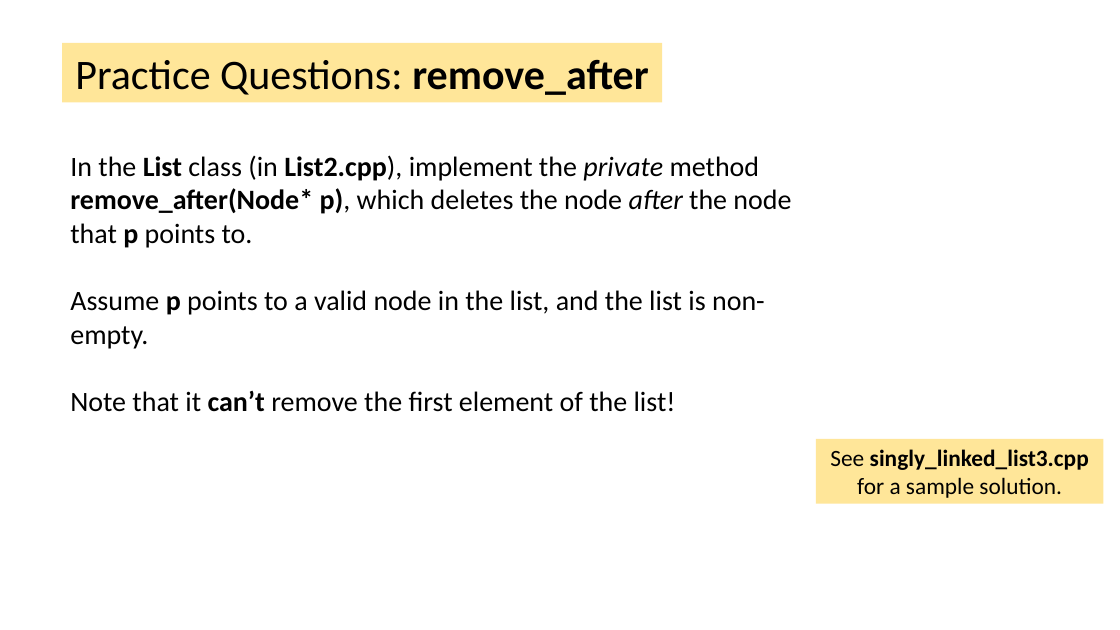
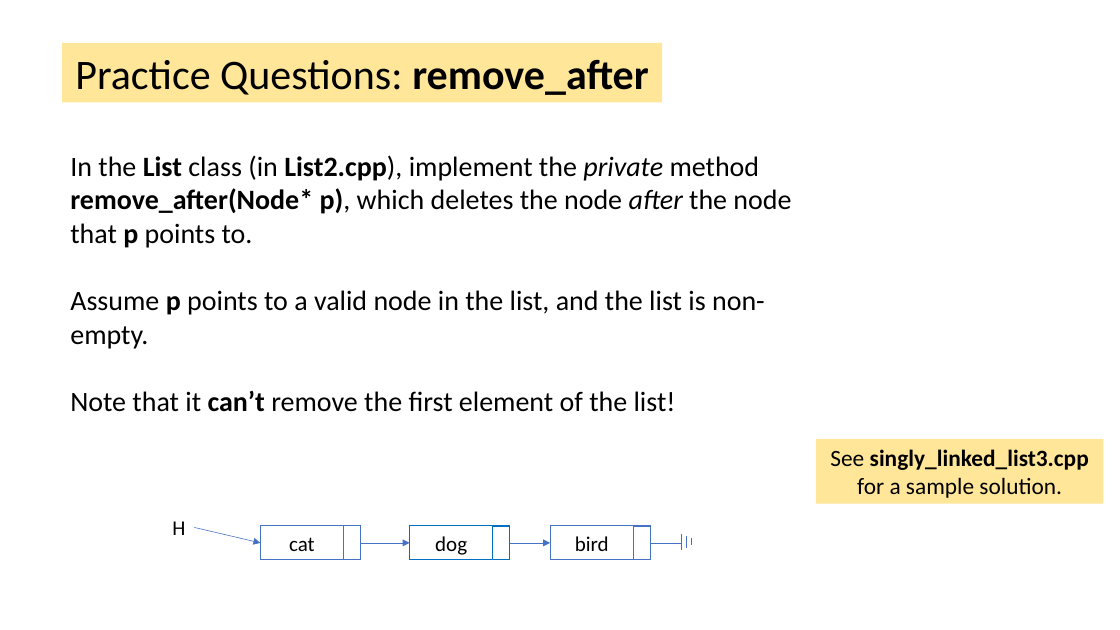
Before and after one commit to tjd1234/cmpt225fall2023, a slide deck: slide 5 of lecture_notes/week3/week3.pptx (slide 4 before the commit). Drawn at 1120x630 pixels with LibreOffice and Linux fonts; fonts in the diff are those of the drawing. Boxes give left, top, right and bottom in pixels: in the first picture for what was removed or moved away, otherwise in the second. Text is boxed around its words. In the diff, an @@ line names an element or a change of style, - is before the commit and + after.

```diff
--- a/lecture_notes/week3/week3.pptx
+++ b/lecture_notes/week3/week3.pptx
@@ text added at (x1=172, y1=521, x2=185, y2=535), 18 pt, text #000000 @@
+H
@@ arrow added from (194, 528) to (260, 543), #4472C4 0.5 pt @@
@@ rectangle added at (x1=260, y1=526, x2=344, y2=560), outline #4472C4 0.75 pt, 18 pt, text #000000 @@
+cat
@@ rectangle added at (x1=344, y1=526, x2=360, y2=560), outline #4472C4 0.75 pt @@
@@ rectangle added at (x1=410, y1=526, x2=493, y2=560), outline #0070C0 0.75 pt, 18 pt, text #000000 @@
+dog
@@ rectangle added at (x1=493, y1=526, x2=510, y2=560), outline #0070C0 1 pt @@
@@ group added at (x1=550, y1=526, x2=686, y2=560): 3 lines, 2 rectangles @@
+bird
@@ arrow added from (360, 543) to (410, 543), #4472C4 0.5 pt @@
@@ arrow added from (510, 543) to (550, 543), #4472C4 0.5 pt @@
```
Also in this commit, not shown: 3 other slides changed, 6 slides added, 5 other files.
